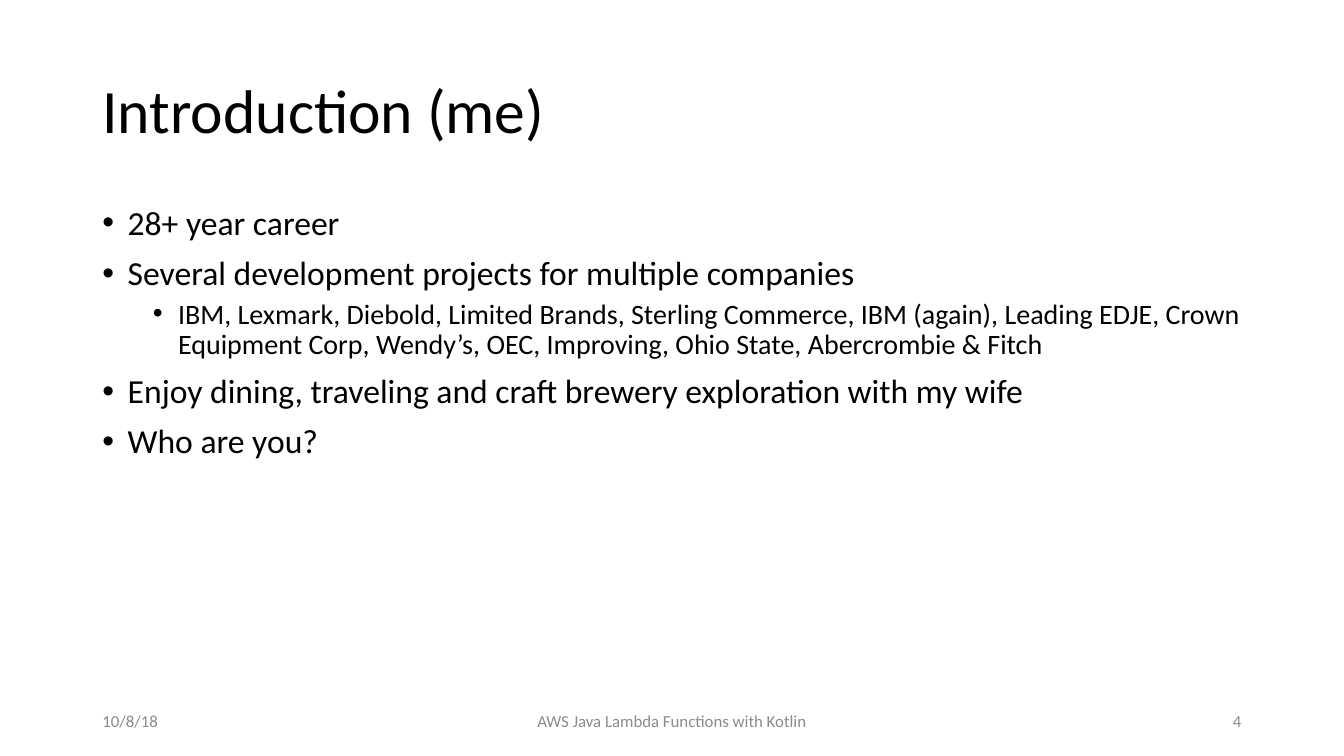
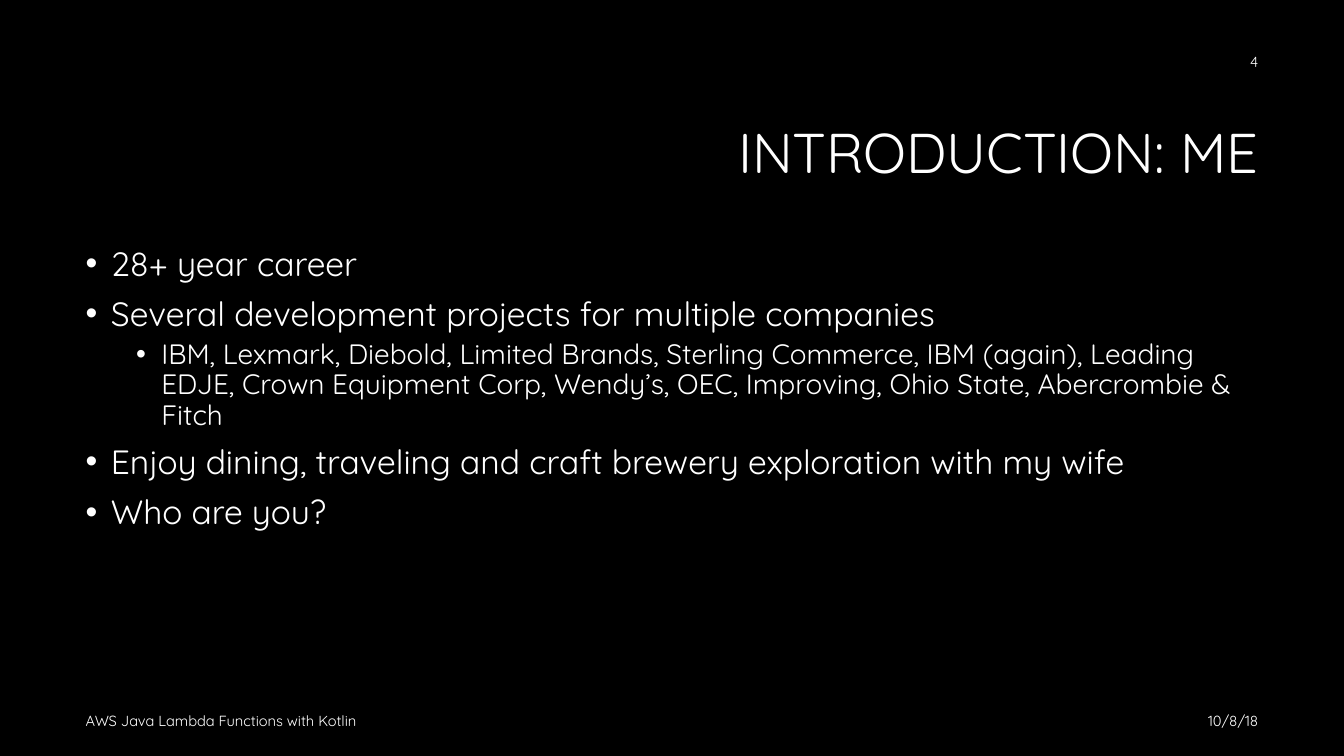
Before and after one commit to jkwuc89/Presentations, a slide deck: slide 4 of AWS Java Lambda Functions with Kotlin Ohio DevFest 2018.pptx. Drawn at 1344x756 pixels with LibreOffice and Linux fonts; fonts in the diff are those of the drawing; background and template pictures are left out. Boxes give left, top, right and bottom in pixels: in the first picture for what was removed or moved away, otherwise in the second. Text is boxed around its words. In the diff, an @@ line names an element or a change of style, - is before the commit and + after.

Commit message:
Updated theme

```diff
--- a/AWS Java Lambda Functions with Kotlin Ohio DevFest 2018.pptx
+++ b/AWS Java Lambda Functions with Kotlin Ohio DevFest 2018.pptx
@@ background #FFFFFF to #000000 @@
@@ page number: place and size @@
-page number at [1233,716,1241,727]
+page number at [1250,57,1258,67]
@@ page number at [1250,57,1258,67]: size 12 to 10.5 pt, font Calibri to Quicksand, text colour #8C8C8C to #FFFFFF @@
@@ title at [738,133,1258,174]: text changed; size 44 to 40 pt; font Calibri to Quicksand; text colour #000000 to #FFFFFF @@
-Introduction (me)
+INTRODUCTION: ME
@@ text "28+ year career": place and size @@
-text "28+ year career" at [128,212,1240,459]
+text "28+ year career" at [111,252,1204,531]
@@ text "28+ year career" at [111,252,1204,531]: font Calibri to Quicksand, text colour #000000 to #FFFFFF @@
@@ text "AWS Java Lambda Functions with ...": place and size @@
-text "AWS Java Lambda Functions with ..." at [537,715,806,727]
+text "AWS Java Lambda Functions with ..." at [86,715,356,726]
@@ text "AWS Java Lambda Functions with ..." at [86,715,356,726]: size 12 to 10.5 pt, font Calibri to Quicksand, text colour #8C8C8C to #FFFFFF; alignment centre to left @@
@@ text "10/8/18": place and size @@
-text "10/8/18" at [102,715,157,728]
+text "10/8/18" at [1208,714,1258,728]
@@ text "10/8/18" at [1208,714,1258,728]: size 12 to 10.5 pt, font Calibri to Quicksand, text colour #8C8C8C to #FFFFFF; alignment left to right @@
```
Also in this commit, not shown: 12 other slides changed.
